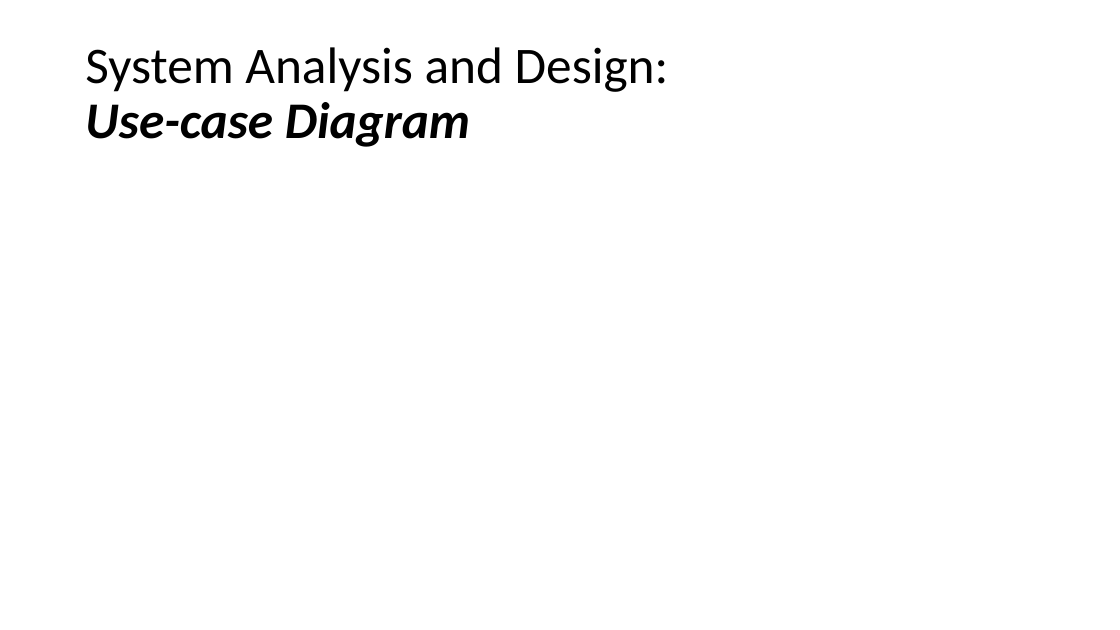
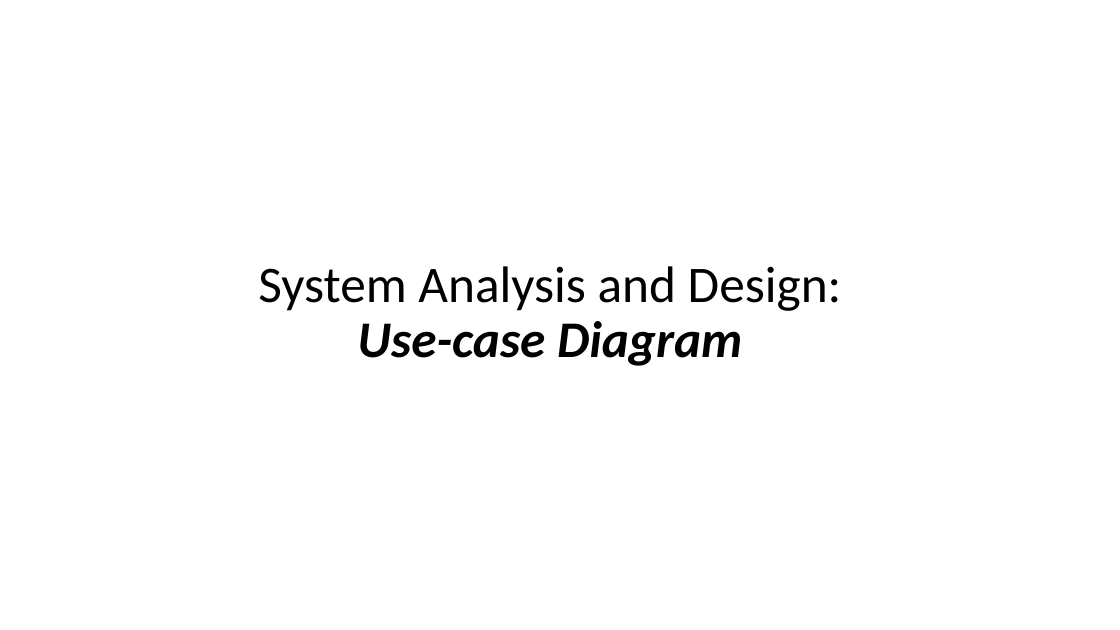
Before and after one commit to FCI-E-campus/fci-e-campus-docs, a slide deck: slide 14 of Mid-year document & presentation/FCI-CU-GP-Midyear-Presentation.pptx (slide 12 before the commit). Drawn at 1120x630 pixels with LibreOffice and Linux fonts; fonts in the diff are those of the drawing. Boxes give left, top, right and bottom in pixels: in the first picture for what was removed or moved away, otherwise in the second. Text is boxed around its words. In the diff, an @@ line names an element or a change of style, - is before the commit and + after.

```diff
--- a/Mid-year document & presentation/FCI-CU-GP-Midyear-Presentation.pptx
+++ b/Mid-year document & presentation/FCI-CU-GP-Midyear-Presentation.pptx
@@ title "System Analysis and Design: Use-case ...": place and size @@
-title "System Analysis and Design: Use-case ..." at (85, 47, 669, 147)
+title "System Analysis and Design: Use-case ..." at (258, 266, 842, 366)
@@ title "System Analysis and Design: Use-case ..." at (258, 266, 842, 366): alignment left to centre @@
```
Also in this commit, not shown: 9 other slides changed, 23 slides added, 2 other files.
